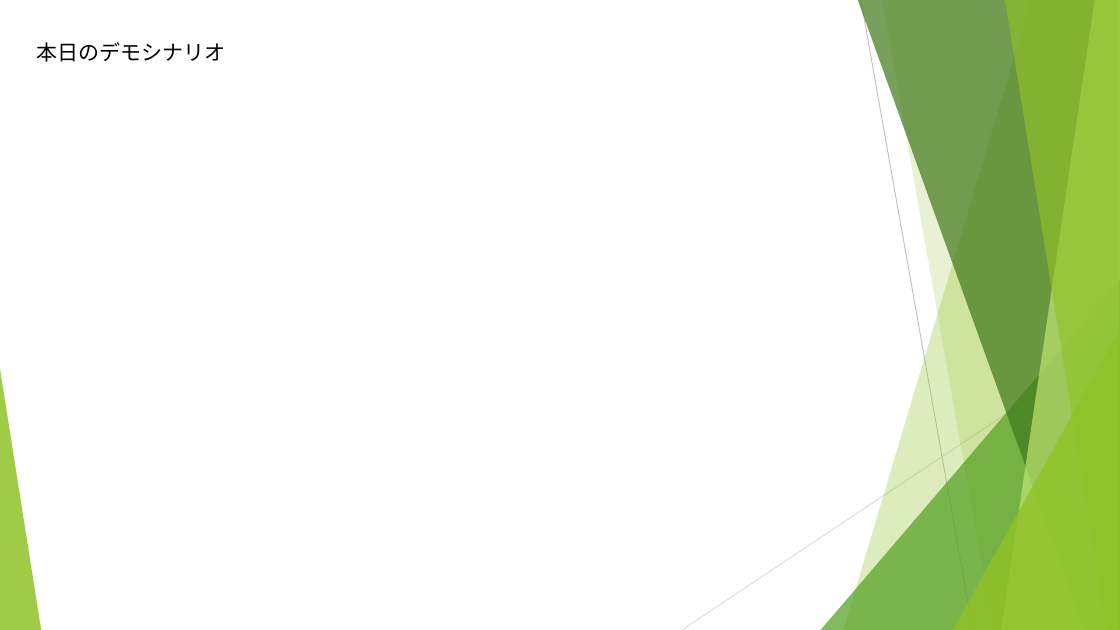
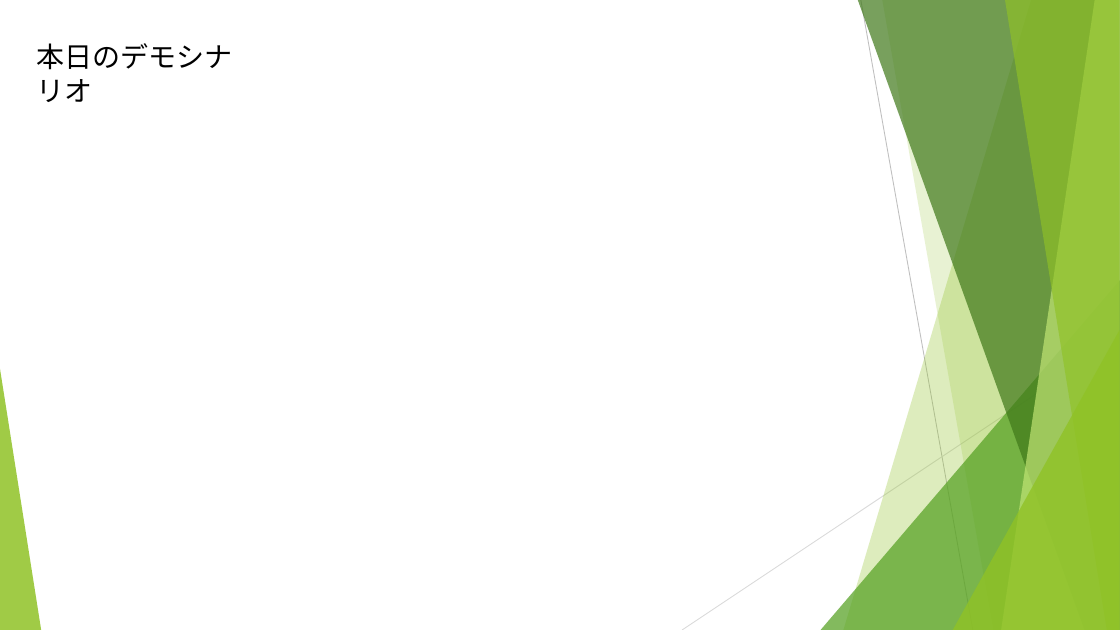
Before and after one commit to Smart-SE/sse2018-group3, a slide deck: slide 5 of oonishi/感情衛星「ひまわり」の発表シナリオ.pptx. Drawn at 1120x630 pixels with LibreOffice and Linux fonts; fonts in the diff are those of the drawing. Boxes give left, top, right and bottom in pixels: in the first picture for what was removed or moved away, otherwise in the second. Text is boxed around its words. In the diff, an @@ line names an element or a change of style, - is before the commit and + after.

```diff
--- a/oonishi/感情衛星「ひまわり」の発表シナリオ.pptx
+++ b/oonishi/感情衛星「ひまわり」の発表シナリオ.pptx
@@ text "本日のデモシナリオ" at (37,43,233,102): size 18 to 24 pt, font Cabin to Noto Sans CJK JP @@
```
Also in this commit, not shown: 3 other slides changed, 2 slides added, 1 slide removed.
